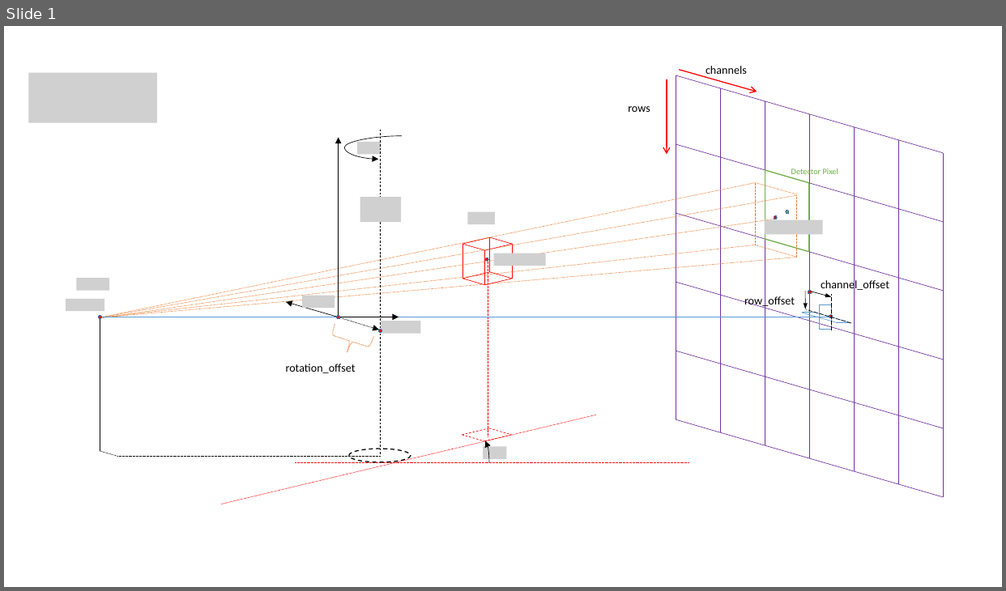
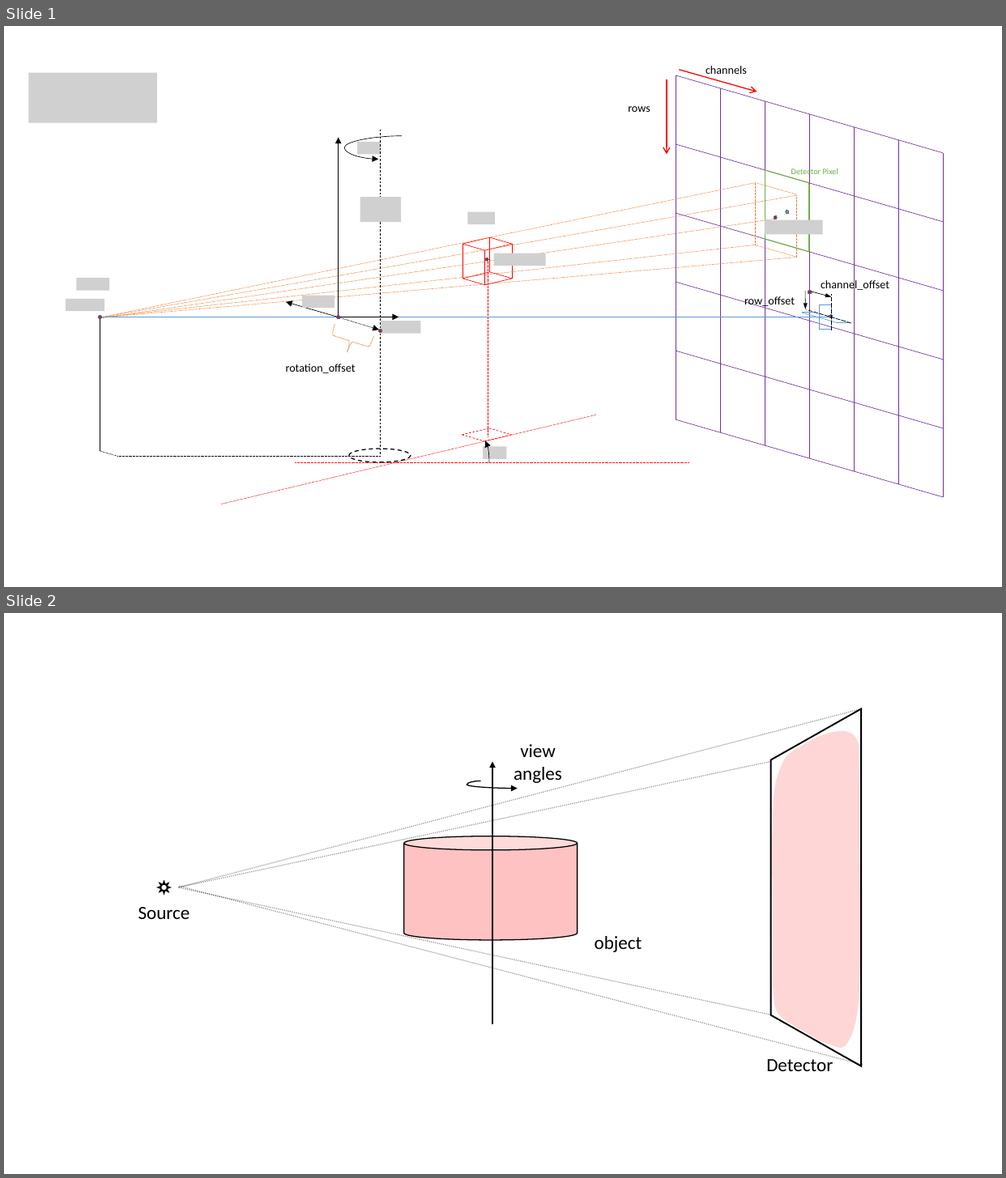
Before and after one commit to cabouman/mbircone, a slide deck: docs/geometry_docs/Geometry Drawings.pptx. Shown one above the other, each under a label of ours: slide 1 before the commit, slides 1 and 2 after it. The pictures are 1006x591 and 1006x1178 pixels, drawn with LibreOffice and Linux fonts; fonts in the diff are those of the drawing; grey boxes stand for pictures; background and template pictures are left out. Boxes give left, top, right and bottom in pixels: in the first picture for what was removed or moved away, otherwise in the second. Text is boxed around its words. In the diff, an @@ line names an element or a change of style, - is before the commit and + after.

```diff
--- a/docs/geometry_docs/Geometry Drawings.pptx
+++ b/docs/geometry_docs/Geometry Drawings.pptx
@@ slide 2 added at (x1=4, y1=613, x2=1002, y2=1174), background #FFFFFF @@
@@ group added at (x1=138, y1=709, x2=863, y2=1071): 4 lines, 4 texts, 1 trapezoid, 1 sun, 1 curved arrow, 1 cylinder, 1 freeform shape, 1 arrow @@
+Source
+Detector
+object
+view angles
```
Also in this commit, not shown: 1 other slide added, 3 other files.
